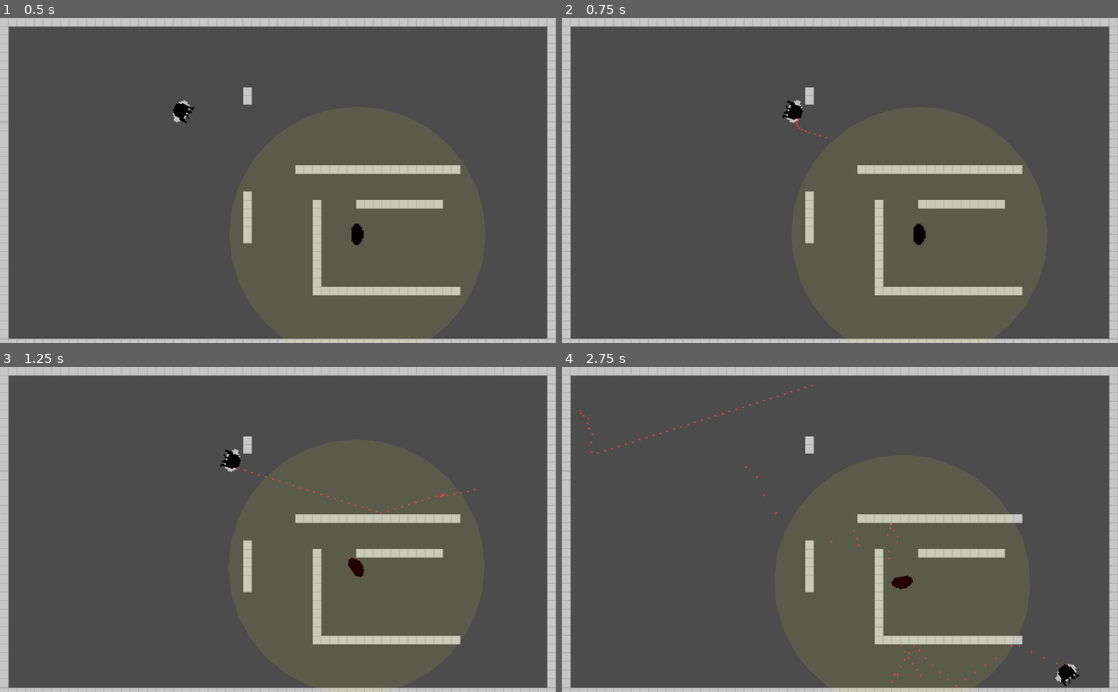
Above: before the commit, frames 1-4 (two rows, left to right).
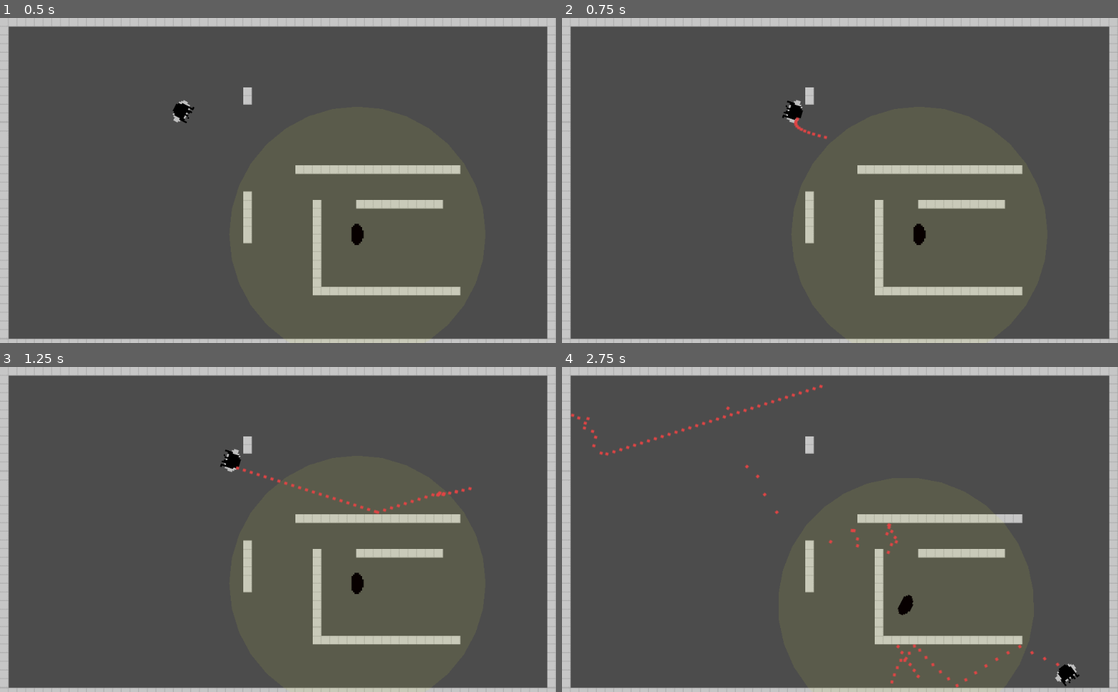
Above: after the commit, the same moments.

Repository: JamesTiberiusKirk/GameDev
Game: Godot game, scene res://scenes/levels/TestLevel.tscn
Same seed, same stepped clock (60 frames per second), same inputs: the game is played once before the commit and once after it.
Inputs (mouse positions are in pixels of both pictures, inside the frame that each line leads up to):
- Up to frame 1 (0.5 s): no input
- Up to frame 2 (0.75 s): tap Enter at 0.5 s; move the mouse to (962, 164) at 0.52 s; press the mouse at (962, 164) at 0.53 s; hold D (right) from 0.53 s (still down)
- Up to frame 3 (1.25 s): keep holding D (right)
- Up to frame 4 (2.75 s): move the mouse to (728, 545) at 1.27 s; release D (right) at 1.28 s; release the mouse at (728, 545) at 1.28 s; hold S (down) 1.28-2.03 s; click (728, 545) at 1.35 s; move the mouse to (895, 458) at 2.02 s; press the mouse at (895, 458) at 2.03 s; hold D (right) from 2.03 s (still down)

Frame 1 is identical in both runs. In frame 2, less than 0.1% of the frame differs, in the area x 41-48%, y 30-38%; in frame 3, 0.5%; in frame 4, 0.9%, in the area x 1-90%, y 5-99%.

Commit message:
Misc updates

Diff:
--- a/scenes/objects/Bullet/Bullet.tscn
+++ b/scenes/objects/Bullet/Bullet.tscn
@@ -4,17 +4,19 @@
 [ext_resource path="res://assets/objects/Bullet.png" type="Texture" id=2]
 
 [sub_resource type="RectangleShape2D" id=1]
-extents = Vector2( 2.31812, 1.22785 )
+extents = Vector2( 2.87986, 3.03708 )
 
 [node name="Bullet" type="KinematicBody2D"]
 position = Vector2( 85, 65 )
-collision_layer = 2
-collision_mask = 53
+collision_layer = 8
+collision_mask = 5
 script = ExtResource( 1 )
 
 [node name="Sprite" type="Sprite" parent="."]
+position = Vector2( -1.55105, 1.68248 )
+scale = Vector2( 1.38, 2.5 )
 texture = ExtResource( 2 )
 
 [node name="CollisionShape2D" type="CollisionShape2D" parent="."]
-position = Vector2( 0.0264053, -1.01624 )
+position = Vector2( -1.55505, -0.843583 )
 shape = SubResource( 1 )
Not shown, removed: scenes/levels/TestLevel.tscn.tmp
